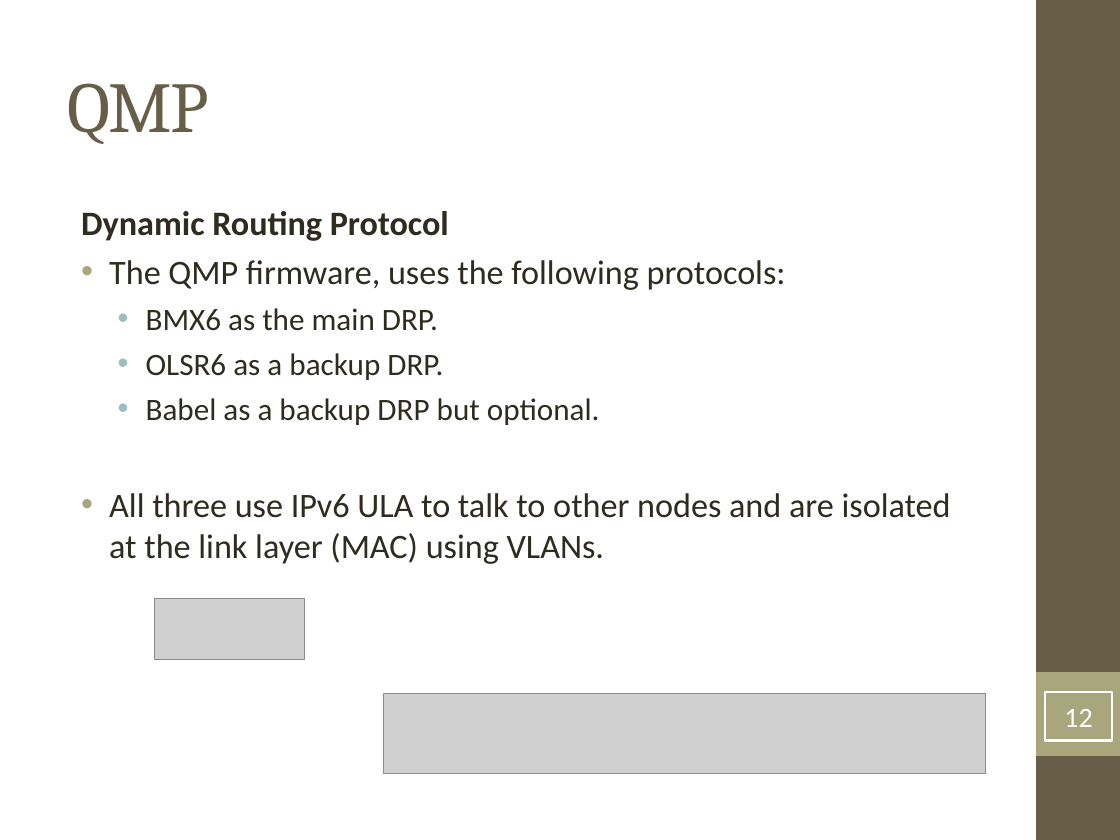
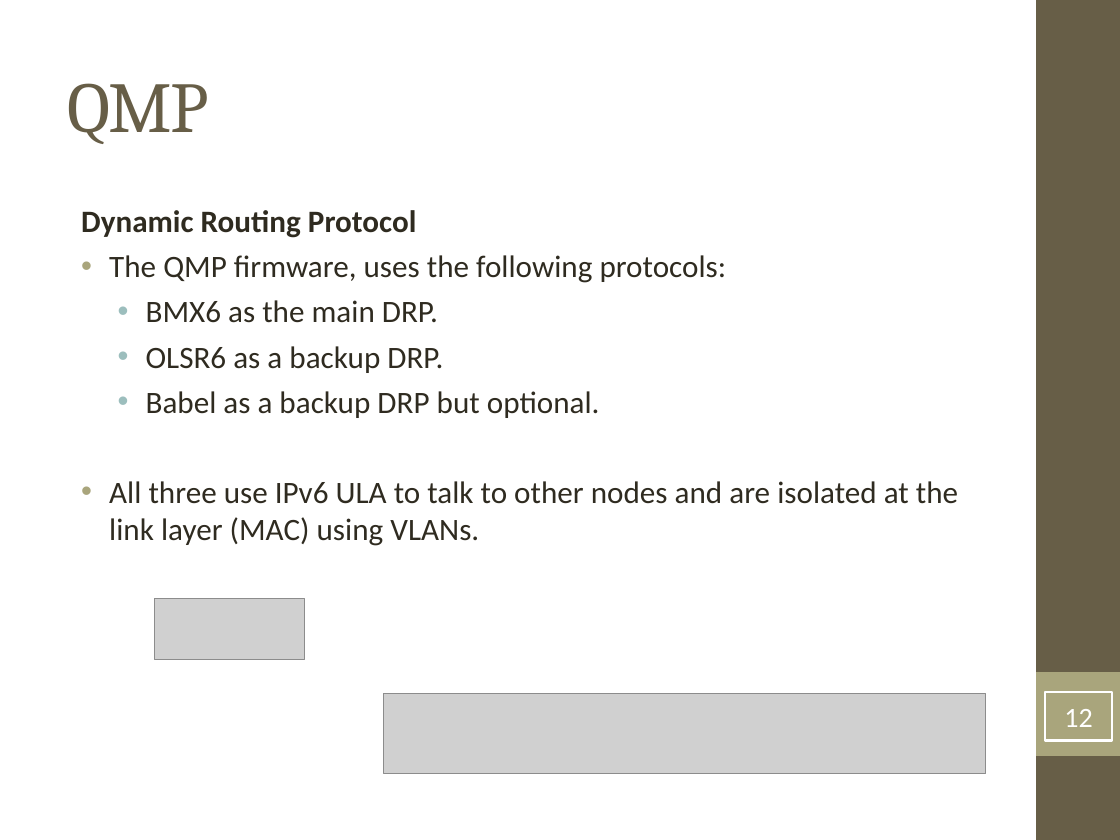
Before and after one commit to ferry91/MobileNode-TFG, a slide deck: slide 12 of Presentation-demo/MN_QMP_Demo.odp. Drawn at 1120x840 pixels with LibreOffice and Linux fonts; fonts in the diff are those of the drawing; grey boxes stand for pictures. Boxes give left, top, right and bottom in pixels: in the first picture for what was removed or moved away, otherwise in the second. Text is boxed around its words. In the diff, an @@ line names an element or a change of style, - is before the commit and + after.

```diff
--- a/Presentation-demo/MN_QMP_Demo.odp
+++ b/Presentation-demo/MN_QMP_Demo.odp
@@ text at (x1=81, y1=210, x2=958, y2=546): size 22 to 20 pt in "Dynamic Routing Protocol", "The QMP firmware, uses the following protocols:", "All three use IPv6 ULA to talk ..." @@
```
Also in this commit, not shown: 5 other slides changed.
